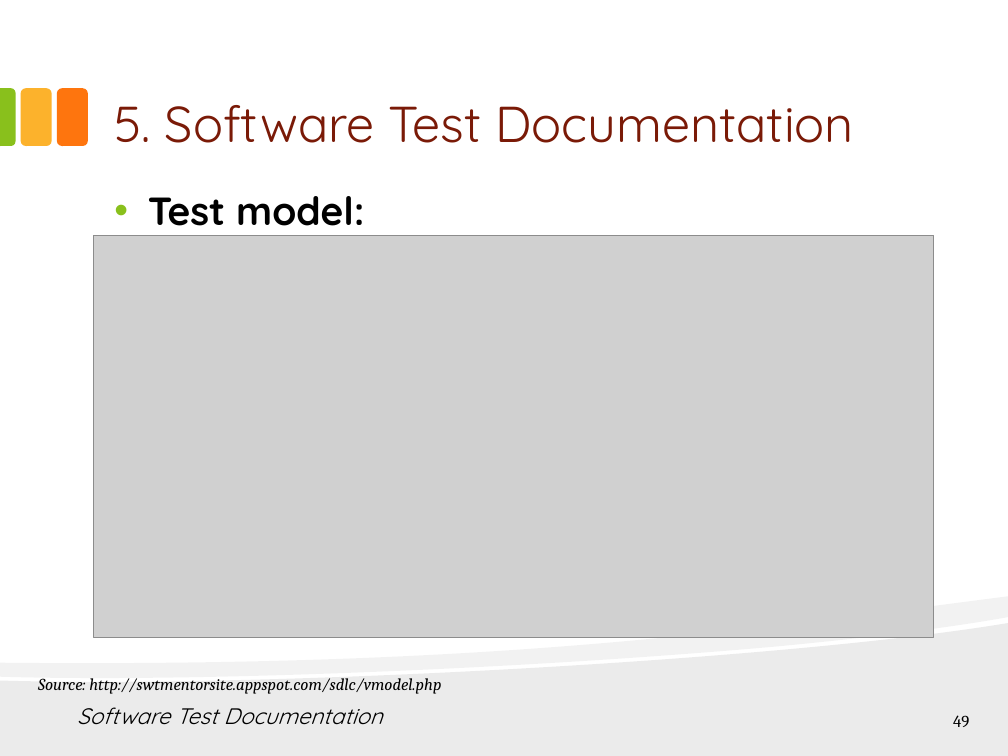
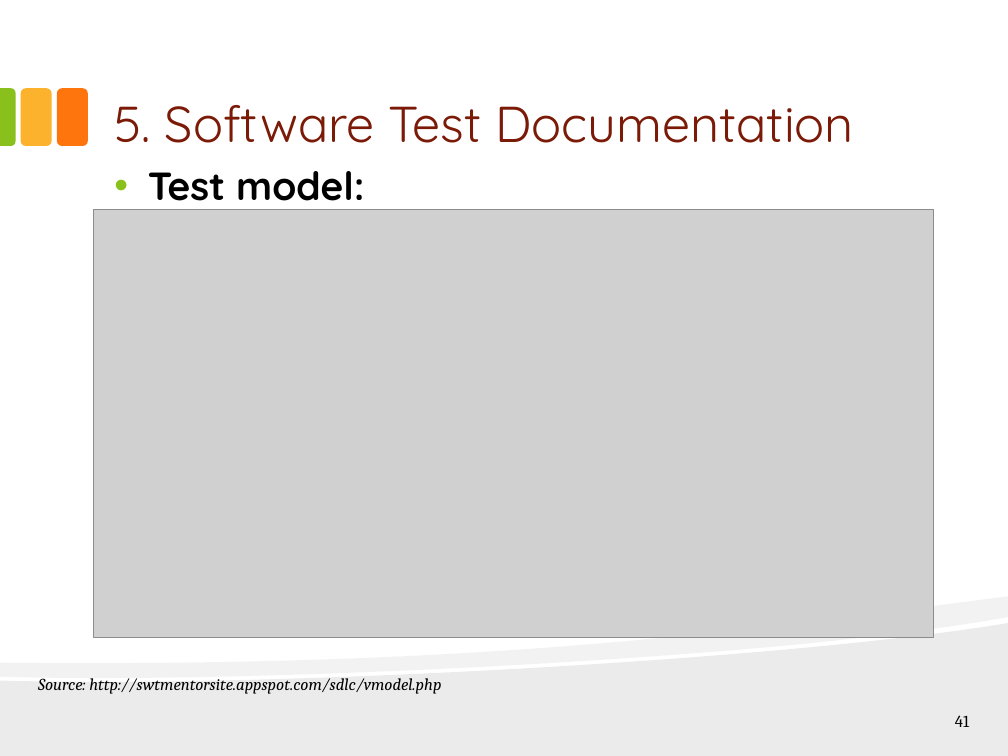
Before and after one commit to hungqcao/Rental-House-Finding, a slide deck: slide 41 of Document/Documentation/Final Document & Report/RHF_Presentation_Final_v1.0.pptx (slide 49 before the commit). Drawn at 1008x756 pixels with LibreOffice and Linux fonts; fonts in the diff are those of the drawing; grey boxes stand for pictures. Boxes give left, top, right and bottom in pixels: in the first picture for what was removed or moved away, otherwise in the second. Text is boxed around its words. In the diff, an @@ line names an element or a change of style, - is before the commit and + after.

```diff
--- a/Document/Documentation/Final Document & Report/RHF_Presentation_Final_v1.0.pptx
+++ b/Document/Documentation/Final Document & Report/RHF_Presentation_Final_v1.0.pptx
@@ text "Test model:": place and size @@
-text "Test model:" at <box>148,196,364,236</box>
+text "Test model:" at <box>148,171,364,211</box>
@@ picture: place and size @@
-picture at <box>94,235,933,637</box>
+picture at <box>94,210,933,637</box>
@@ text removed at <box>77,707,383,725</box> @@
-Software Test Documentation
@@ page number at <box>955,715,969,727</box>: text changed @@
-49
+41
```
Also in this commit, not shown: 7 other slides changed, 1 slide added, 12 slides removed.
